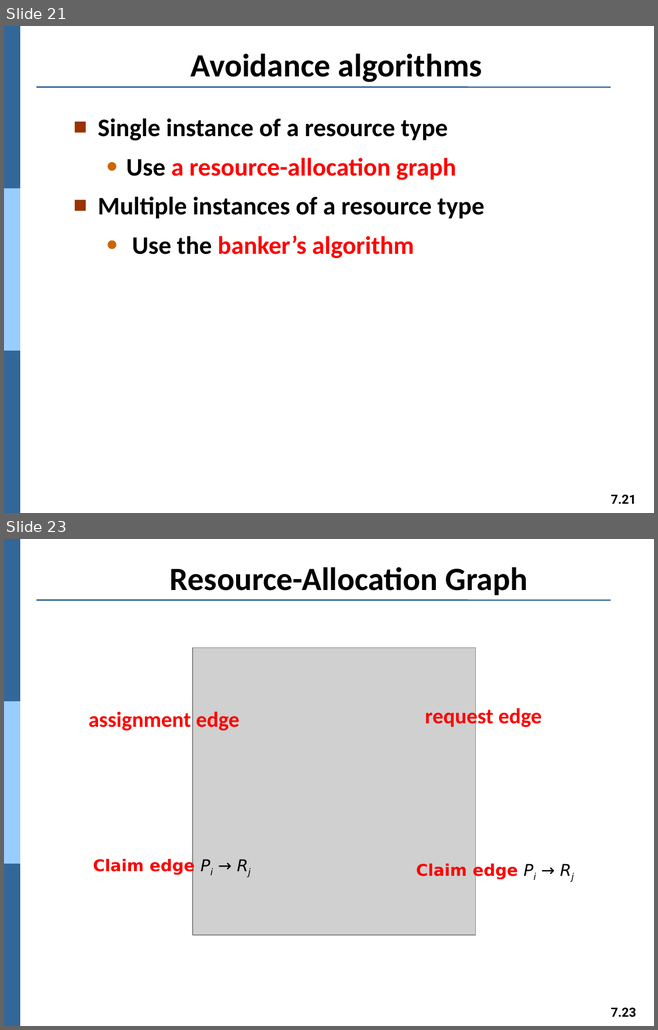
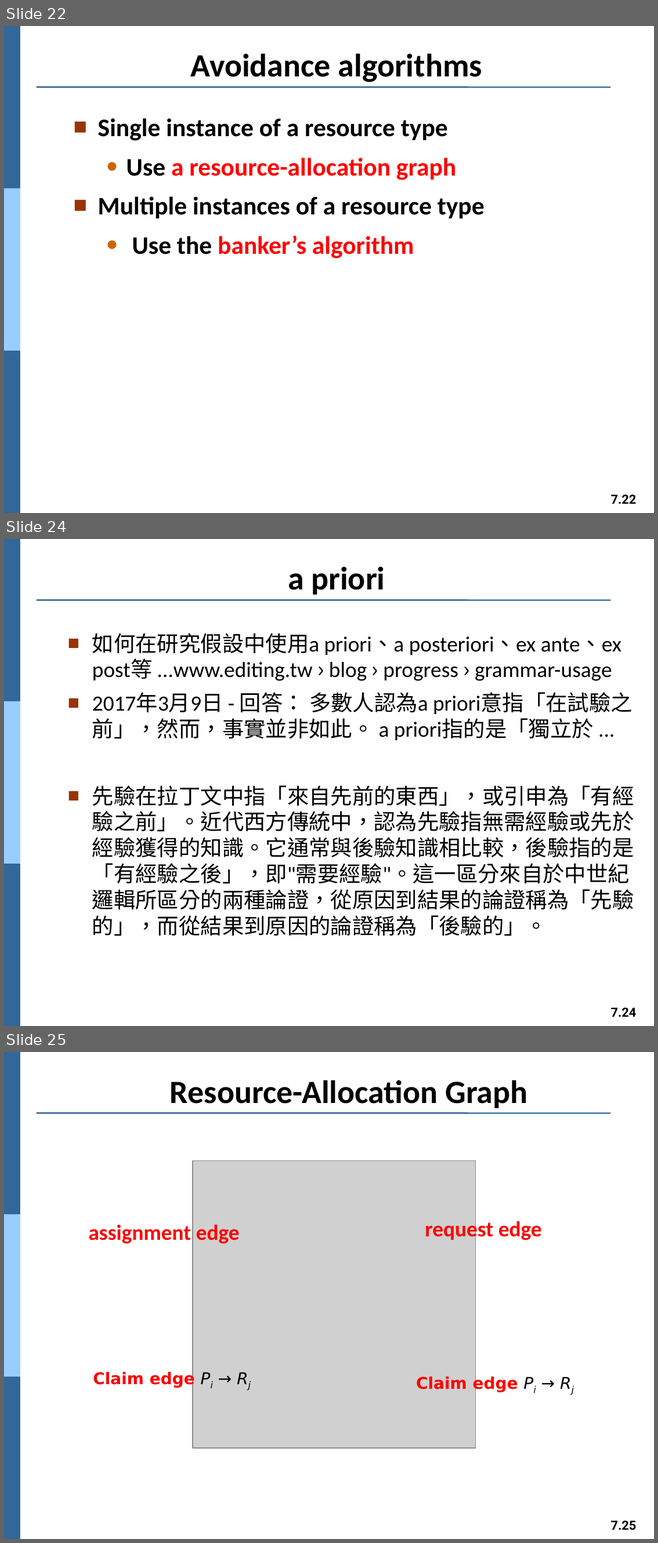
Before and after one commit to Yang09701194/OS_Learning, a slide deck: ch07.pptx. Shown one above the other, each under a label of ours: slides 21 and 23 before the commit, slides 22, 24 and 25 after it; the slides between them are not shown. The pictures are 658x1030 and 658x1543 pixels, drawn with LibreOffice and Linux fonts; fonts in the diff are those of the drawing; grey boxes stand for pictures. Boxes give left, top, right and bottom in pixels: in the first picture for what was removed or moved away, otherwise in the second. Text is boxed around its words. In the diff, an @@ line names an element or a change of style, - is before the commit and + after.

```diff
--- a/ch07.pptx
+++ b/ch07.pptx
@@ slide 24 added at [4,539,654,1026], background #FFFFFF; not listed: 5 template elements that a slide beside it also shows @@
@@ title added at [288,566,384,595], 36 pt, text #000000, bold @@
+a priori
@@ text added at [92,633,633,936], 24 pt, text #000000 @@
+■ 如何在研究假設中使用a priori、a posteriori、ex ante、ex post等 ...www.editing.tw › blog › progress › grammar-usage
+■ 2017年3月9日 - 回答： 多數人認為a priori意指「在試驗之前」，然而，事實並非如此。 a priori指的是「獨立於 ...
+■ 先驗在拉丁文中指「來自先前的東西」，或引申為「有經驗之前」。近代西方傳統中，認為先驗指無需經驗或先於經驗獲得的知識。它通常與後驗知識相比較，後驗指的是「有經驗之後」，即"需要經驗"。這一區分來自於中世紀邏輯所區分的兩種論證，從原因到結果的論證稱為「先驗的」，而從結果到原因的論證稱為「後驗的」。
@@ what was slide 21 is now slide 22 @@
@@ page number at [611,495,636,504]: text changed @@
-7.21
+7.22
@@ what was slide 23 is now slide 25 @@
@@ page number at [611,1521,636,1530]: text changed @@
-7.23
+7.25
```
Also in this commit, not shown: 13 slides changed, 1 other slide added.
